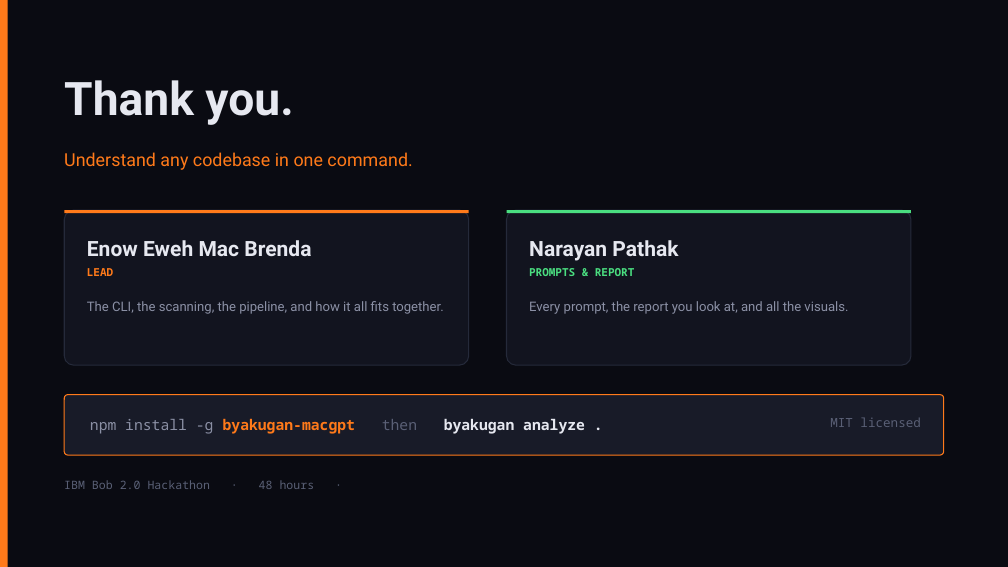
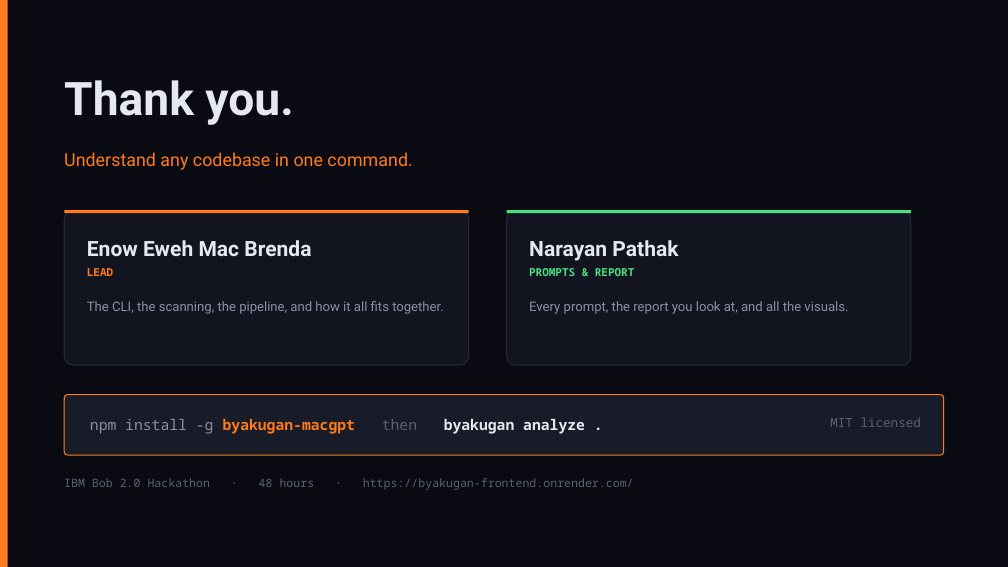
Before and after one commit to Enow-brenda/Byakugan, a slide deck: slide 12 of docs/byakugan.pptx. Drawn at 1008x567 pixels with LibreOffice and Linux fonts; fonts in the diff are those of the drawing. Boxes give left, top, right and bottom in pixels: in the first picture for what was removed or moved away, otherwise in the second. Text is boxed around its words. In the diff, an @@ line names an element or a change of style, - is before the commit and + after.

```diff
--- a/docs/byakugan.pptx
+++ b/docs/byakugan.pptx
@@ text at (64, 478, 634, 490): text changed @@
-IBM Bob 2.0 Hackathon · 48 hours ·
+IBM Bob 2.0 Hackathon · 48 hours · https://byakugan-frontend.onrender.com/
```
Also in this commit, not shown: 4 other files.
